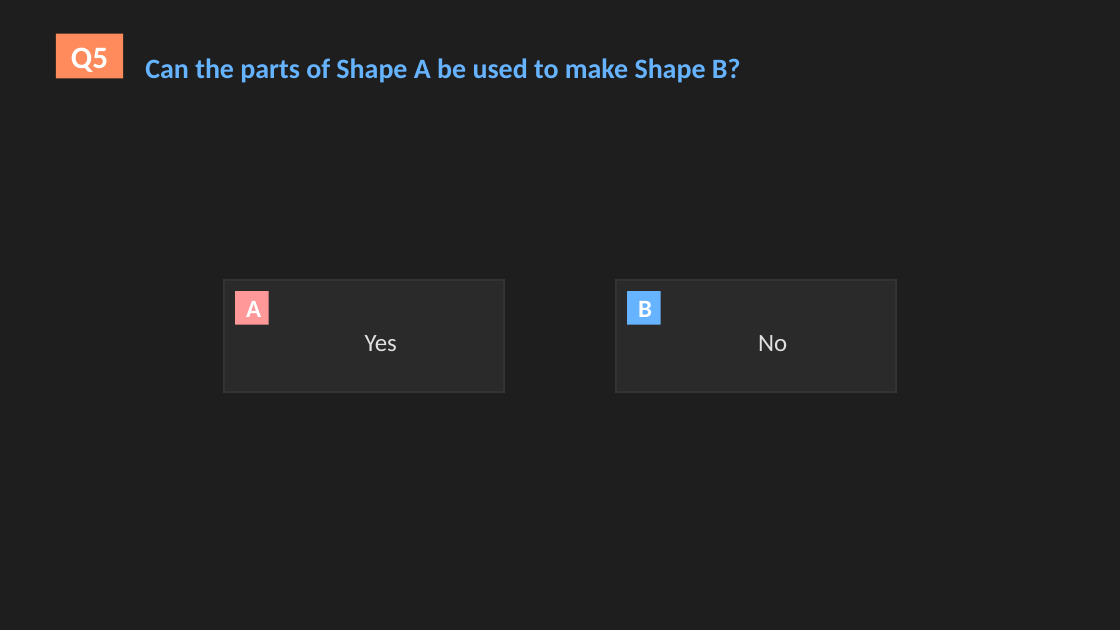
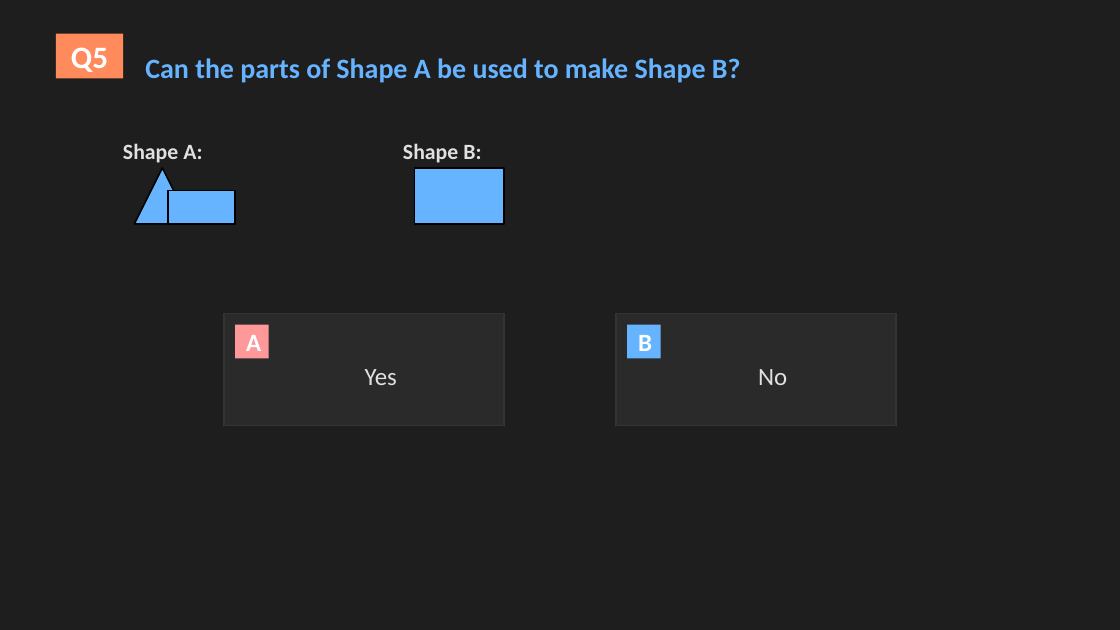
Before and after one commit to Regalx1/Math1-Quiz-Powerpoint, a slide deck: slide 9 of math-shapes-quiz-complete.pptx. Drawn at 1120x630 pixels with LibreOffice and Linux fonts; fonts in the diff are those of the drawing. Boxes give left, top, right and bottom in pixels: in the first picture for what was removed or moved away, otherwise in the second. Text is boxed around its words. In the diff, an @@ line names an element or a change of style, - is before the commit and + after.

```diff
--- a/math-shapes-quiz-complete.pptx
+++ b/math-shapes-quiz-complete.pptx
@@ text added at <box>123,143,202,163</box>, 14 pt, text #E0E0E0, bold @@
+Shape A:
@@ text added at <box>403,143,481,163</box>, 14 pt, text #E0E0E0, bold @@
+Shape B:
@@ triangle added at <box>134,168,190,224</box>, fill #66B3FF, outline #000000 1 pt @@
@@ rectangle added at <box>414,168,504,224</box>, fill #66B3FF, outline #000000 1 pt @@
@@ rectangle added at <box>168,190,235,224</box>, fill #66B3FF, outline #000000 1 pt @@
@@ 6 rectangles, 2 texts: place and size @@
-6 rectangles, 2 texts at <box>224,280,896,392</box>
+6 rectangles, 2 texts at <box>224,314,896,426</box>
```
Also in this commit, not shown: 14 other slides changed, 2 slides added, 2 slides removed, 1 other file.
